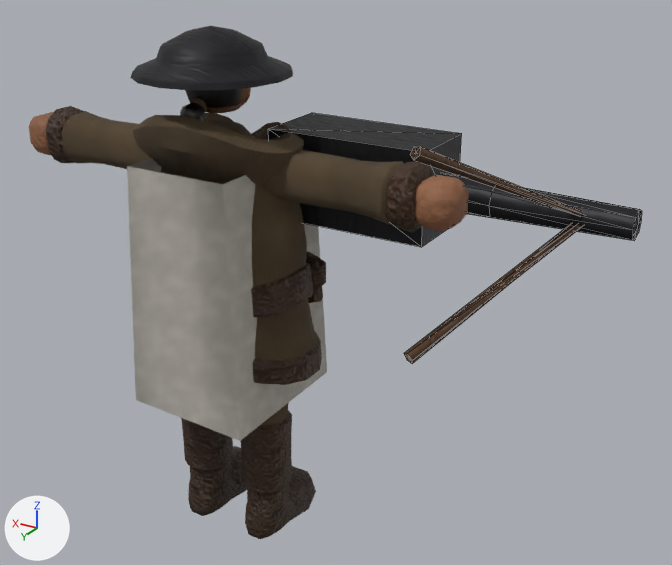
Renders of the glTF model csharp/Unciv.Godot/Packs/units/models/unit/Mobile SAM.glb from each side of a commit.
Rendered twice from a 50 mm lens placed at (-0.854, 1.09, 1.037), pointed at (-0.169, -0.051, 0.466). Every picture has the same lights, and +X, +Y and +Z are marked at lower left. The picture after the commit comes second. Mesh edges are drawn as thin lines on the coarser meshes. Where no turn or scale is listed for an object, it has been applied to the vertices. Vertices at exactly the same position are counted once.

The older version as bpy lines, for what is in view:
```python
me_mesh_gun = bpy.data.meshes.new('Mesh_Gun')
me_mesh_gun.from_pydata(...)  # 51 vertices, 90 faces; spans x -0.281..0.26, y -0.113..0.221, z -0.137..0.137
# faces by material slot: [60, 30]
me_mesh_gun.materials.append(mat_iron)
me_mesh_gun.materials.append(mat_leather)
me_mesh_skinned = bpy.data.meshes.new('Mesh_skinned')
me_mesh_skinned.from_pydata(...)  # 2368 vertices, 4401 faces; spans x -0.396..0.396, y -0.129..0.131, z 0.011..0.861
# faces by material slot: [1422, 1592, 545, 650, 160, 32]
me_mesh_skinned.materials.append(mat_wool)
me_mesh_skinned.materials.append(mat_leather)
me_mesh_skinned.materials.append(mat_skin)
me_mesh_skinned.materials.append(mat_dark)
me_mesh_skinned.materials.append(mat_iron)
me_mesh_skinned.materials.append(mat_teamcolor)
ob_gun = bpy.data.objects.new('Gun', me_mesh_gun)
ob_gun.location = (-0.32, -0.045, 0.629)
ob_warrior = bpy.data.objects.new('Warrior', me_mesh_skinned)
ob_warrior.location = (0.0, 0.0, -0.011)
```
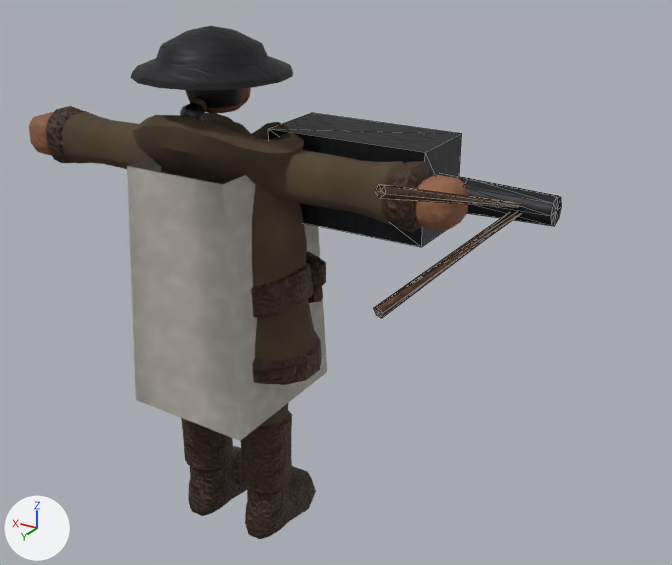
Changed parts and their boxes [x1, y1, x2, y2] in the pictures (672 x 565 px; the box of a moved part takes in the faces that stretch with it):
'Gun', reshaped (22% narrower, 18% shorter): before [269, 113, 642, 364]; after [269, 113, 561, 318]
part 1 of me_mesh_gun, added (brown): after [374, 184, 522, 318]
part 2 of me_mesh_gun, deleted: before [404, 146, 584, 364]
part 3 of me_mesh_gun, moved or reshaped: before [633, 209, 642, 240]; after [551, 196, 561, 226]
part 4 of me_mesh_gun, surface changed: before [444, 173, 639, 241]; after [447, 174, 557, 226]

What the commit changed:
me_mesh_gun is used by ob_gun; location (-0.32, -0.045, 0.629).
me_mesh_gun had 51 vertices, 90 faces and spanned x -0.281..0.26, y -0.113..0.221, z -0.137..0.137.
me_mesh_gun now has 51 vertices, 90 faces and spans x -0.173..0.26, y -0.113..0.22, z -0.085..0.085.
me_mesh_gun part 1: a new loose piece of 17 vertices spanning x -0.138..-0.035, y -0.05..0.22, z -0.085..0.085, in mat_leather.
me_mesh_gun part 2: the loose piece of 17 vertices spanning x -0.225..-0.079, y -0.05..0.221, z -0.137..0.137 is deleted.
Part 3, on me_mesh_gun:
48 faces are deleted.
9 vertices in x -0.281, y -0.065..-0.022, z -0.022..0.022 move by (0.108, 0.0, 0.0).
8 vertices in x -0.087, y -0.069..-0.017, z -0.026..0.026 move by (0.044, 0.0, 0.0).
48 new faces join them, mat_iron.
me_mesh_gun part 4: 32 kept faces spanning x -0.173..0.173, y -0.074..-0.013, z -0.03..0.03 get new texture (UV) coordinates.
